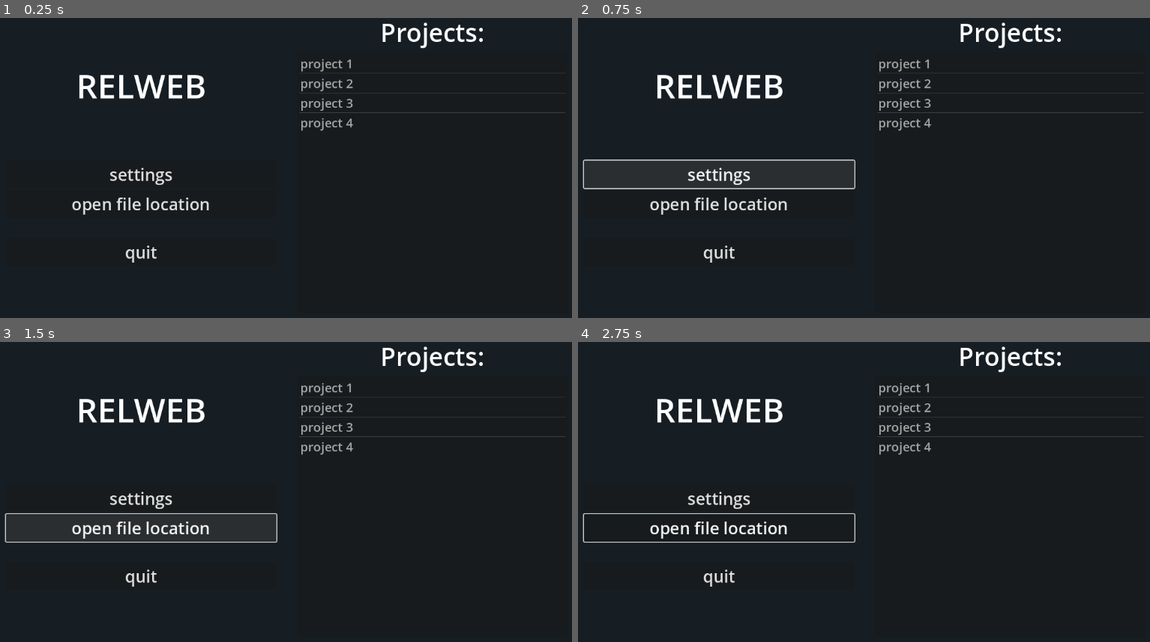
Above: before the commit, frames 1-4 (two rows, left to right).
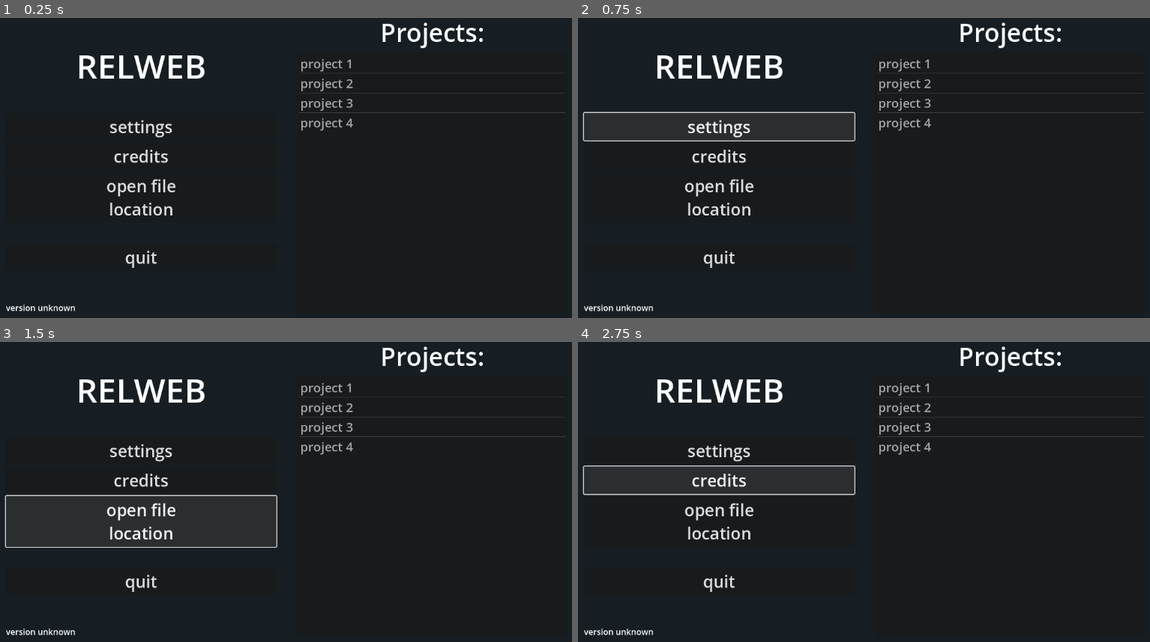
Above: after the commit, the same moments.

Repository: pixerhp/relweb
Game: Godot game, scene res://scenes/roots/home.tscn
Same seed, same stepped clock (60 frames per second), same inputs: the game is played once before the commit and once after it.
Inputs (mouse positions are in pixels of both pictures, inside the frame that each line leads up to):
- Up to frame 1 (0.25 s): no input
- Up to frame 2 (0.75 s): click "settings" at 0.5 s
- Up to frame 3 (1.5 s): click "open file location" at 1.25 s
- Up to frame 4 (2.75 s): click (721, 480) at 2 s, where only the run after the commit has a clickable "credits"

The runs differ from the first frame. In frame 1, 3.3% of the frame differs, in the area x 1-37%, y 12-98%; in frame 2, 4.3%; in frame 3, 4.0%; in frame 4, 4.3%, in the area x 0-49%, y 12-98%.

Commit message:
Update titlescreen GUI layout

Diff:
--- a/scenes/roots/home.tscn
+++ b/scenes/roots/home.tscn
@@ -17,7 +17,7 @@
 grow_vertical = 2
 color = Color(0.0854, 0.11816, 0.14, 1)
 
-[node name="HBoxContainer" type="HBoxContainer" parent="."]
+[node name="VBoxContainer" type="VBoxContainer" parent="."]
 layout_mode = 1
 anchors_preset = 15
 anchor_right = 1.0
@@ -25,19 +25,27 @@
 grow_horizontal = 2
 grow_vertical = 2
 
-[node name="SpacerLeft" type="Control" parent="HBoxContainer"]
+[node name="SpacerTop" type="Control" parent="VBoxContainer"]
+custom_minimum_size = Vector2(0, 32)
+layout_mode = 2
+
+[node name="HBoxContainer" type="HBoxContainer" parent="VBoxContainer"]
+layout_mode = 2
+size_flags_vertical = 3
+
+[node name="SpacerLeft" type="Control" parent="VBoxContainer/HBoxContainer"]
 custom_minimum_size = Vector2(32, 0)
 layout_mode = 2
 
-[node name="VBoxContainer" type="VBoxContainer" parent="HBoxContainer"]
+[node name="VBoxContainer" type="VBoxContainer" parent="VBoxContainer/HBoxContainer"]
 layout_mode = 2
 size_flags_horizontal = 3
 
-[node name="SpacerTop" type="Control" parent="HBoxContainer/VBoxContainer"]
+[node name="SpacerTop" type="Control" parent="VBoxContainer/HBoxContainer/VBoxContainer"]
 layout_mode = 2
 size_flags_vertical = 3
 
-[node name="TitleText" type="RichTextLabel" parent="HBoxContainer/VBoxContainer"]
+[node name="TitleText" type="RichTextLabel" parent="VBoxContainer/HBoxContainer/VBoxContainer"]
 layout_mode = 2
 theme_override_font_sizes/bold_italics_font_size = 64
 theme_override_font_sizes/italics_font_size = 64
@@ -48,48 +56,56 @@
 text = "[center]RELWEB[/center]"
 fit_content = true
 
-[node name="SpacerMiddle" type="Control" parent="HBoxContainer/VBoxContainer"]
+[node name="SpacerMiddle" type="Control" parent="VBoxContainer/HBoxContainer/VBoxContainer"]
 layout_mode = 2
 size_flags_vertical = 3
 size_flags_stretch_ratio = 0.75
 
-[node name="ButtonSettings" type="Button" parent="HBoxContainer/VBoxContainer"]
+[node name="ButtonSettings" type="Button" parent="VBoxContainer/HBoxContainer/VBoxContainer"]
 layout_mode = 2
 theme_override_font_sizes/font_size = 32
 text = "settings"
 
-[node name="ButtonFileLoc" type="Button" parent="HBoxContainer/VBoxContainer"]
+[node name="ButtonCredits" type="Button" parent="VBoxContainer/HBoxContainer/VBoxContainer"]
 layout_mode = 2
 theme_override_font_sizes/font_size = 32
-text = "open file location"
+text = "credits"
 
-[node name="SpacerQuit" type="Control" parent="HBoxContainer/VBoxContainer"]
+[node name="ButtonFileLoc" type="Button" parent="VBoxContainer/HBoxContainer/VBoxContainer"]
+layout_mode = 2
+theme_override_font_sizes/font_size = 32
+text = "open file
+location"
+
+[node name="SpacerQuit" type="Control" parent="VBoxContainer/HBoxContainer/VBoxContainer"]
 custom_minimum_size = Vector2(0, 32)
 layout_mode = 2
 size_flags_stretch_ratio = 0.75
 
-[node name="ButtonQuit" type="Button" parent="HBoxContainer/VBoxContainer"]
+[node name="ButtonQuit" type="Button" parent="VBoxContainer/HBoxContainer/VBoxContainer"]
 layout_mode = 2
 theme_override_font_sizes/font_size = 32
 text = "quit"
 
-[node name="SpacerBottom" type="Control" parent="HBoxContainer/VBoxContainer"]
+[node name="SpacerBottom" type="Control" parent="VBoxContainer/HBoxContainer/VBoxContainer"]
 layout_mode = 2
 size_flags_vertical = 3
 
-[node name="SpacerMiddle" type="Control" parent="HBoxContainer"]
+[node name="VersionText" type="RichTextLabel" parent="VBoxContainer/HBoxContainer/VBoxContainer"]
+layout_mode = 2
+bbcode_enabled = true
+text = "version unknown"
+fit_content = true
+
+[node name="SpacerMiddle" type="Control" parent="VBoxContainer/HBoxContainer"]
 custom_minimum_size = Vector2(32, 0)
 layout_mode = 2
 
-[node name="VBoxContainer2" type="VBoxContainer" parent="HBoxContainer"]
+[node name="VBoxContainer2" type="VBoxContainer" parent="VBoxContainer/HBoxContainer"]
 layout_mode = 2
 size_flags_horizontal = 3
 
-[node name="SpacerTop" type="Control" parent="HBoxContainer/VBoxContainer2"]
-custom_minimum_size = Vector2(0, 32)
-layout_mode = 2
-
-[node name="RichTextLabel" type="RichTextLabel" parent="HBoxContainer/VBoxContainer2"]
+[node name="RichTextLabel" type="RichTextLabel" parent="VBoxContainer/HBoxContainer/VBoxContainer2"]
 layout_mode = 2
 theme_override_font_sizes/bold_italics_font_size = 48
 theme_override_font_sizes/italics_font_size = 48
@@ -100,7 +116,7 @@
 text = "[center]Projects:[/center]"
 fit_content = true
 
-[node name="ItemList" type="ItemList" parent="HBoxContainer/VBoxContainer2"]
+[node name="ItemList" type="ItemList" parent="VBoxContainer/HBoxContainer/VBoxContainer2"]
 layout_mode = 2
 size_flags_horizontal = 3
 size_flags_vertical = 3
@@ -111,10 +127,10 @@
 item_2/text = "project 3"
 item_3/text = "project 4"
 
-[node name="SpacerBottom" type="Control" parent="HBoxContainer/VBoxContainer2"]
+[node name="SpacerRight" type="Control" parent="VBoxContainer/HBoxContainer"]
+custom_minimum_size = Vector2(32, 0)
+layout_mode = 2
+
+[node name="SpacerBottom" type="Control" parent="VBoxContainer"]
 custom_minimum_size = Vector2(0, 32)
 layout_mode = 2
-
-[node name="SpacerRight" type="Control" parent="HBoxContainer"]
-custom_minimum_size = Vector2(32, 0)
-layout_mode = 2
